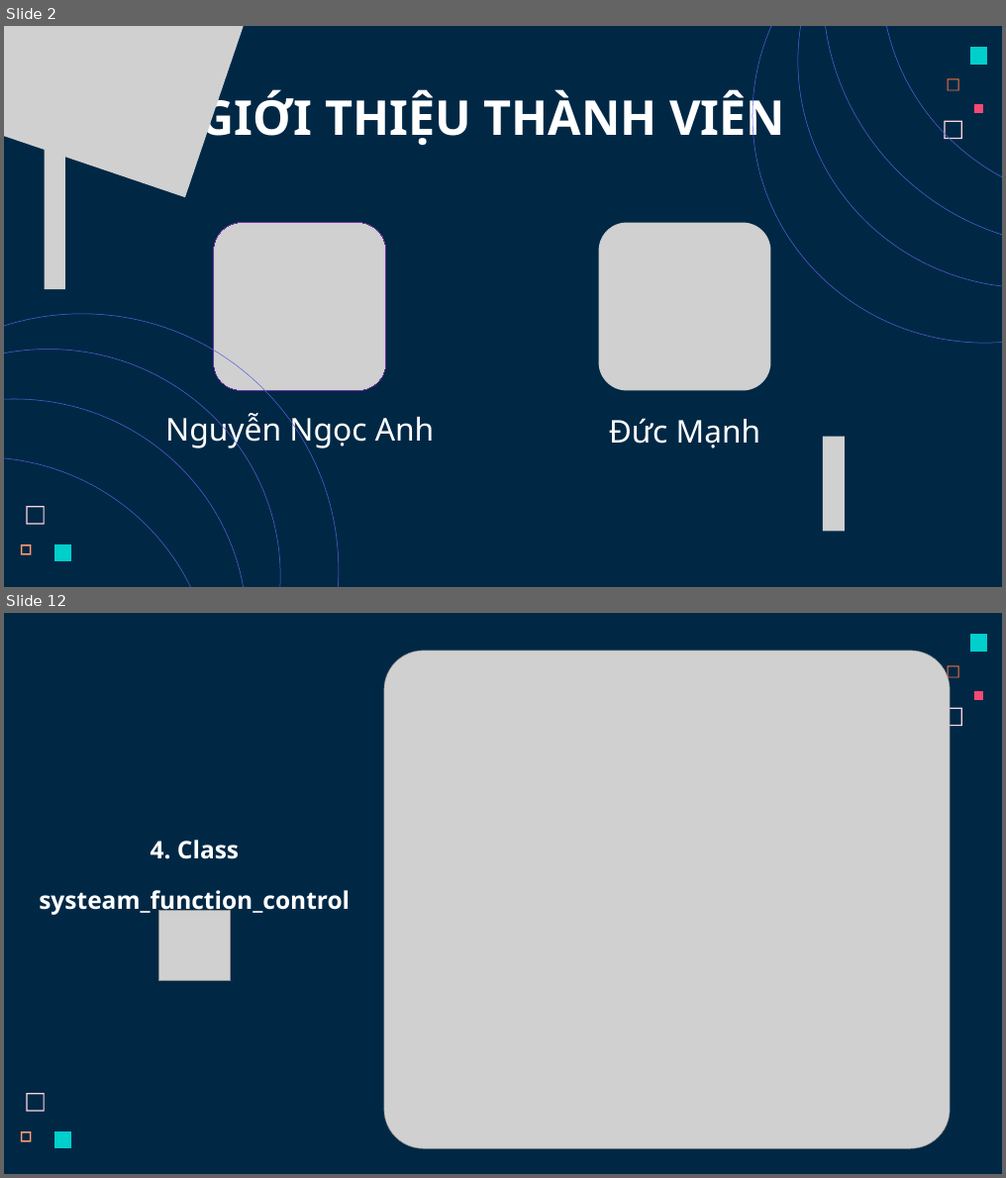
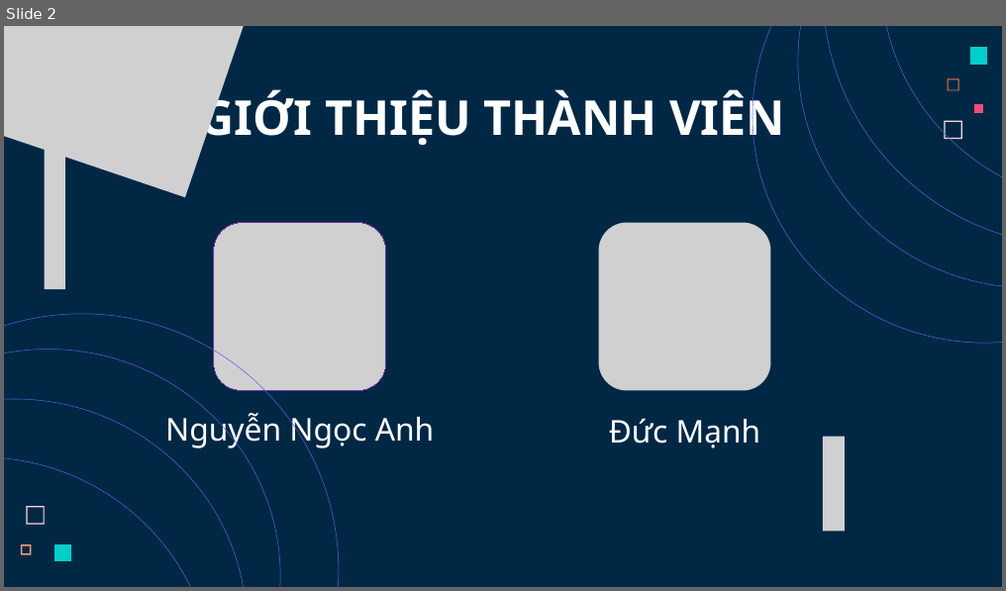
Before and after one commit to AnhCode206/DDTuan_PBL01_NHP41B_Nhom11, a slide deck: Slides.pptx. Shown one above the other, each under a label of ours: slides 2 and 12 before the commit, slide 2 after it; the slides between them are not shown. The pictures are 1006x1178 and 1006x591 pixels, drawn with LibreOffice and Linux fonts; fonts in the diff are those of the drawing; grey boxes stand for pictures. Boxes give left, top, right and bottom in pixels: in the first picture for what was removed or moved away, otherwise in the second. Text is boxed around its words. In the diff, an @@ line names an element or a change of style, - is before the commit and + after.

```diff
--- a/Slides.pptx
+++ b/Slides.pptx
@@ slide 12 removed at bbox=[4, 613, 1002, 1174], background #002845 @@
@@ freeform shape removed at bbox=[970, 635, 987, 652] @@
@@ picture removed at bbox=[384, 651, 950, 1149] @@
@@ freeform shape removed at bbox=[947, 665, 959, 678] @@
@@ freeform shape removed at bbox=[974, 691, 983, 700] @@
@@ freeform shape removed at bbox=[944, 708, 962, 726] @@
@@ text removed at bbox=[39, 840, 350, 915] @@
-4. Class
-systeam_function_control
@@ picture removed at bbox=[159, 910, 230, 981] @@
@@ freeform shape removed at bbox=[26, 1093, 45, 1112] @@
@@ freeform shape removed at bbox=[21, 1132, 31, 1143] @@
@@ freeform shape removed at bbox=[54, 1132, 71, 1149] @@
```
Also in this commit, not shown: 4 slides changed, 20 slides added, 8 other slides removed, 3 other files.
